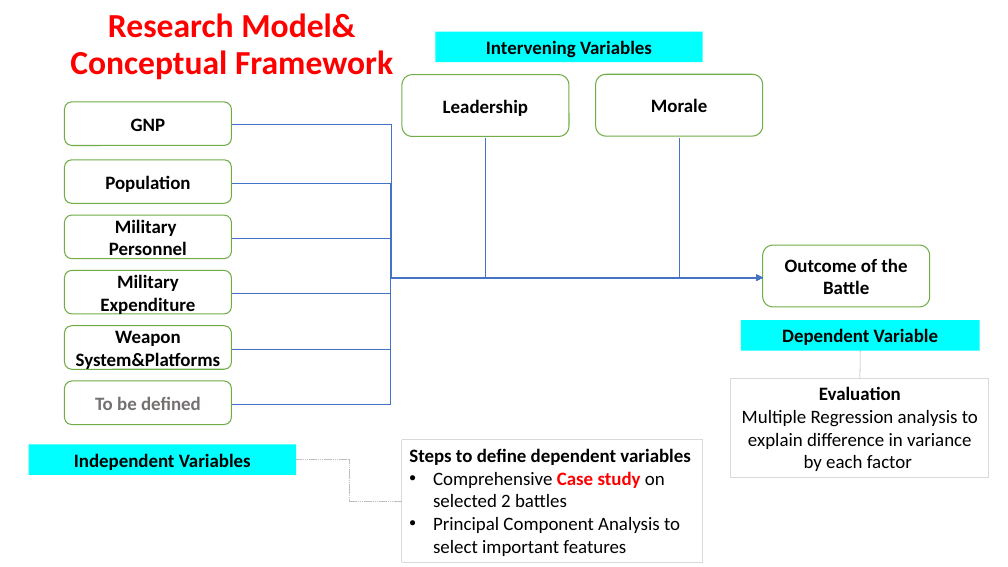
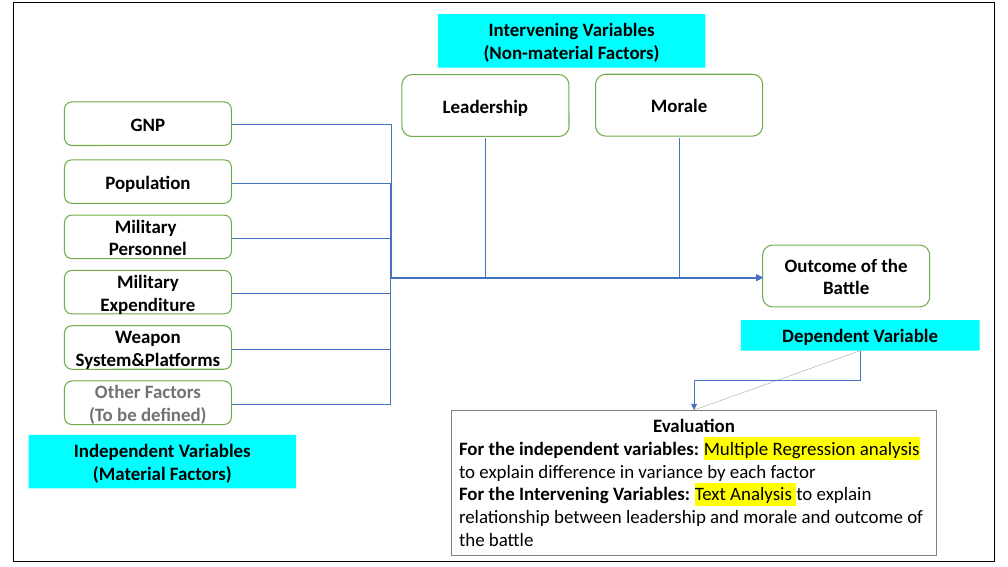
Before and after one commit to GurkanGitHub/PhD, a slide deck: slide 7 of PhD Discussion.pptx. Drawn at 1008x567 pixels with LibreOffice and Linux fonts; fonts in the diff are those of the drawing. Boxes give left, top, right and bottom in pixels: in the first picture for what was removed or moved away, otherwise in the second. Text is boxed around its words. In the diff, an @@ line names an element or a change of style, - is before the commit and + after.

```diff
--- a/PhD Discussion.pptx
+++ b/PhD Discussion.pptx
@@ rectangle added at (14, 3, 995, 562), fill #FFFFFF, outline #000000 1 pt @@
@@ title removed at (70, 13, 393, 80) @@
-Research Model&
-Conceptual Framework
@@ rectangle "Intervening Variables": place and size @@
-rectangle "Intervening Variables" at (436, 32, 703, 62)
+rectangle "Intervening Variables" at (438, 14, 706, 68)
@@ text in rectangle at (484, 45, 660, 62): paragraph added @@
+(Non-material Factors)
@@ line moved from (861, 351) - (860, 378) to (861, 351) - (694, 410) @@
@@ elbow arrow added from (861, 351) to (694, 410), #4472C4 0.5 pt @@
@@ text in rounded rectangle at (89, 385, 207, 425): text changed @@
-To be defined
+Other Factors
+(To be defined)
@@ rectangle "Evaluation": place and size @@
-rectangle "Evaluation" at (731, 378, 989, 477)
+rectangle "Evaluation" at (451, 410, 936, 555)
@@ rectangle "Evaluation" at (451, 410, 936, 555): outline #D9D9D9 0.75 pt dashed to #808080 0.75 pt dashed @@
@@ rectangle "Independent Variables": place and size @@
-rectangle "Independent Variables" at (29, 445, 296, 475)
+rectangle "Independent Variables" at (29, 435, 296, 488)
@@ rectangle removed at (402, 440, 703, 563) @@
-Steps to define dependent variables
-• Comprehensive Case study on selected 2 battles
-• Principal Component Analysis to select important features
@@ text in rectangle at (459, 441, 923, 546): text changed @@
-Multiple Regression analysis to explain difference in variance by each factor
+For the independent variables: Multiple Regression analysis to explain difference in variance by each factor
+For the Intervening Variables: Text Analysis to explain relationship between leadership and morale and outcome of the battle
@@ text in rectangle at (93, 466, 232, 483): paragraph added @@
+(Material Factors)
@@ elbow line removed from (296, 460) to (402, 501) @@
```
Also in this commit, not shown: 1 other file.
